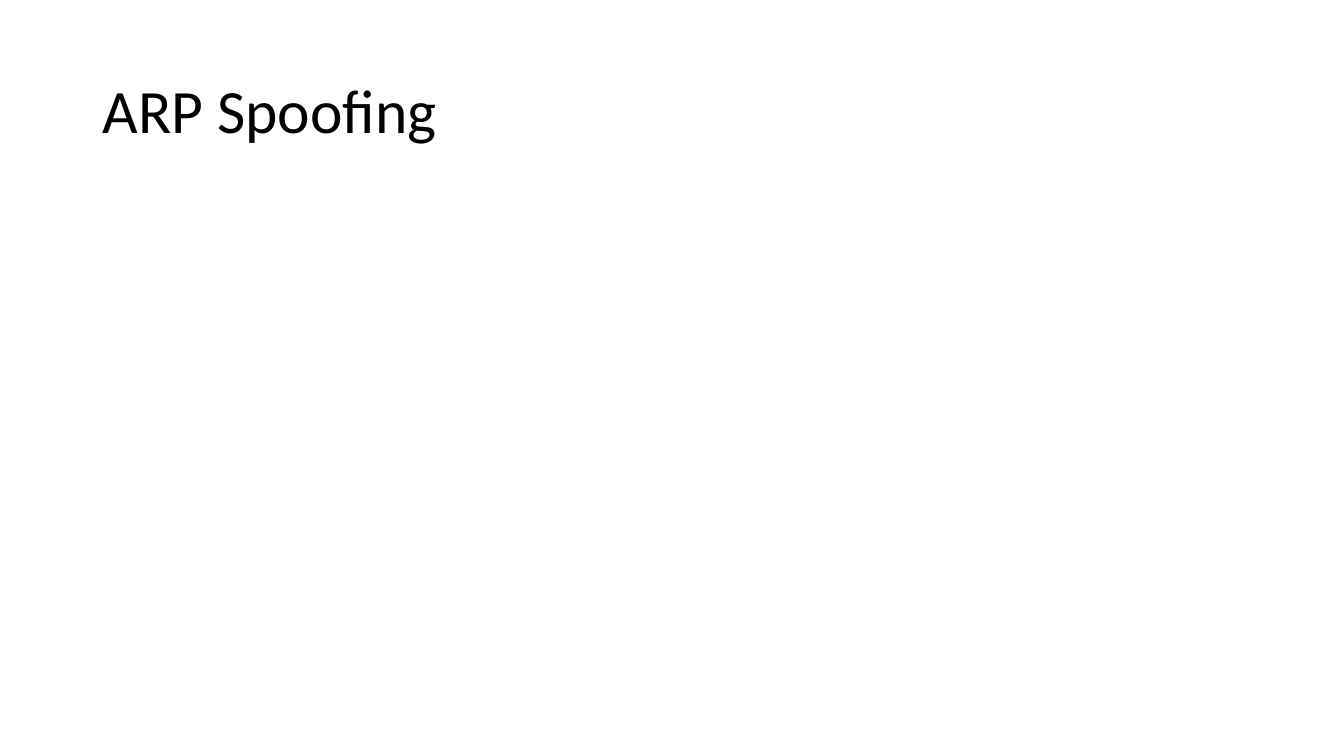
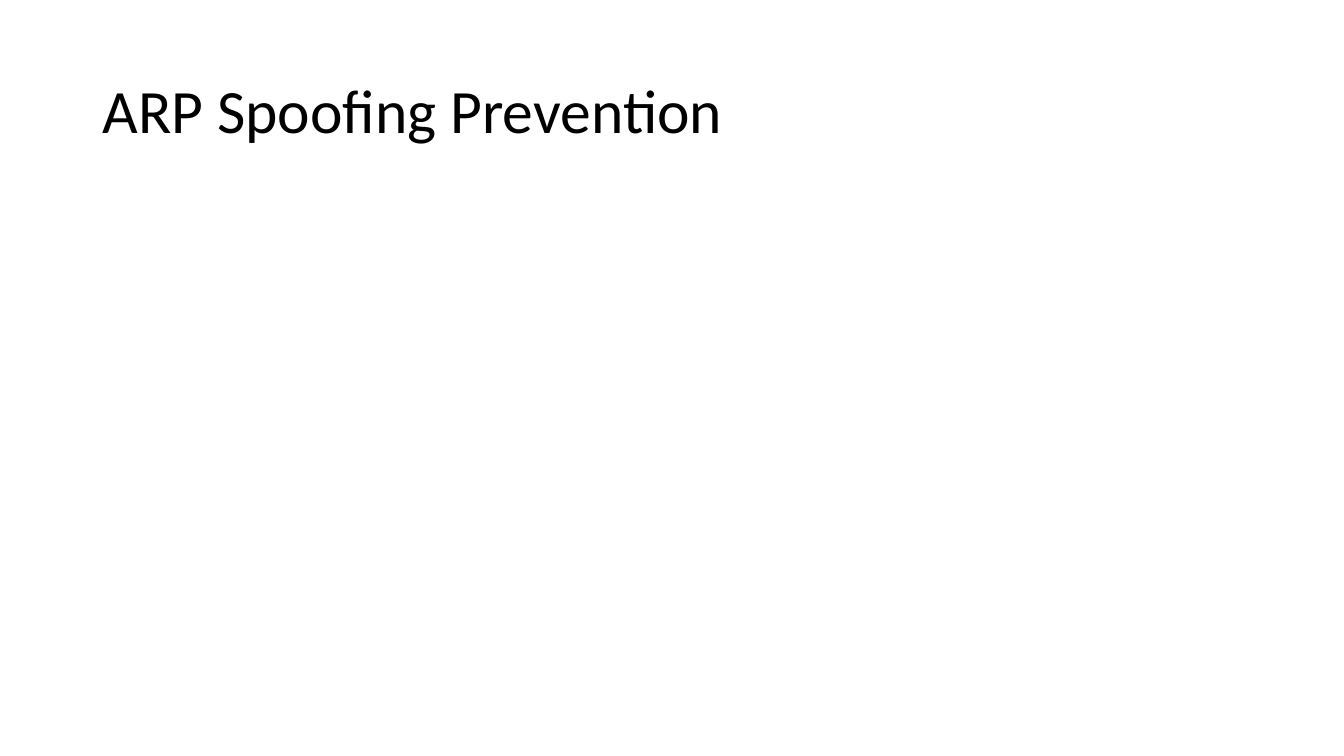
Before and after one commit to ckmurrer/University, a slide deck: slide 7 of Cosc472/Project-03/Network Switching Security.pptx (slide 6 before the commit). Drawn at 1344x756 pixels with LibreOffice and Linux fonts; fonts in the diff are those of the drawing. Boxes give left, top, right and bottom in pixels: in the first picture for what was removed or moved away, otherwise in the second. Text is boxed around its words. In the diff, an @@ line names an element or a change of style, - is before the commit and + after.

```diff
--- a/Cosc472/Project-03/Network Switching Security.pptx
+++ b/Cosc472/Project-03/Network Switching Security.pptx
@@ title at bbox=[102, 90, 723, 144]: text changed @@
-ARP Spoofing
+ARP Spoofing Prevention
```
Also in this commit, not shown: 6 other slides changed, 4 slides added, 4 slides removed, 2 other files.
